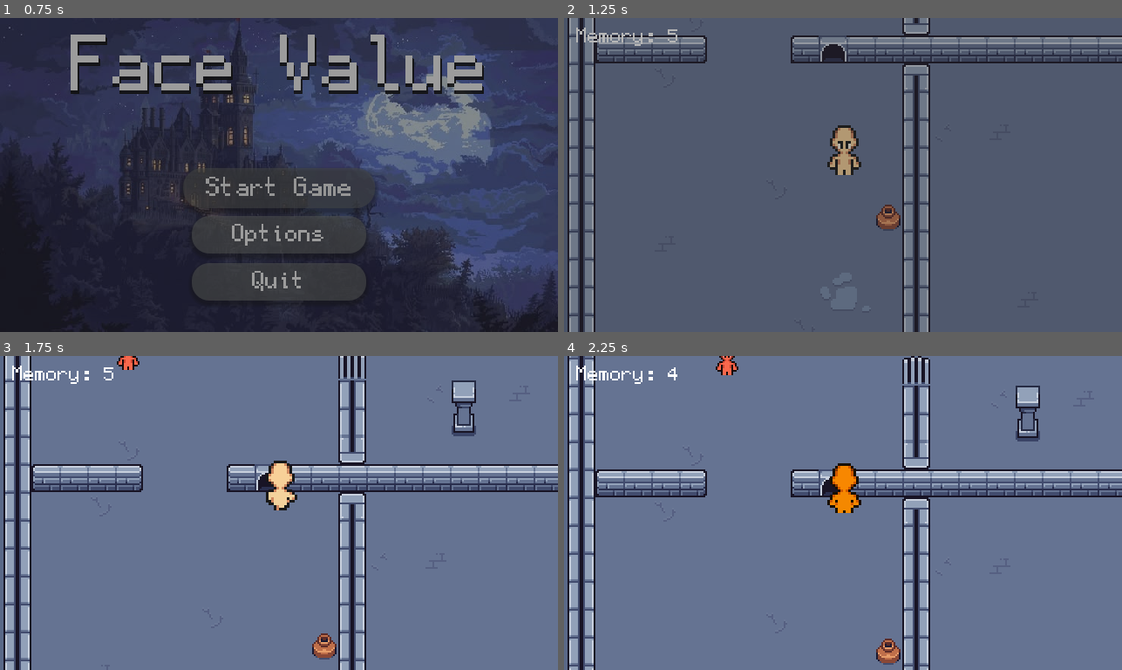
Above: before the commit, frames 1-4 (two rows, left to right).
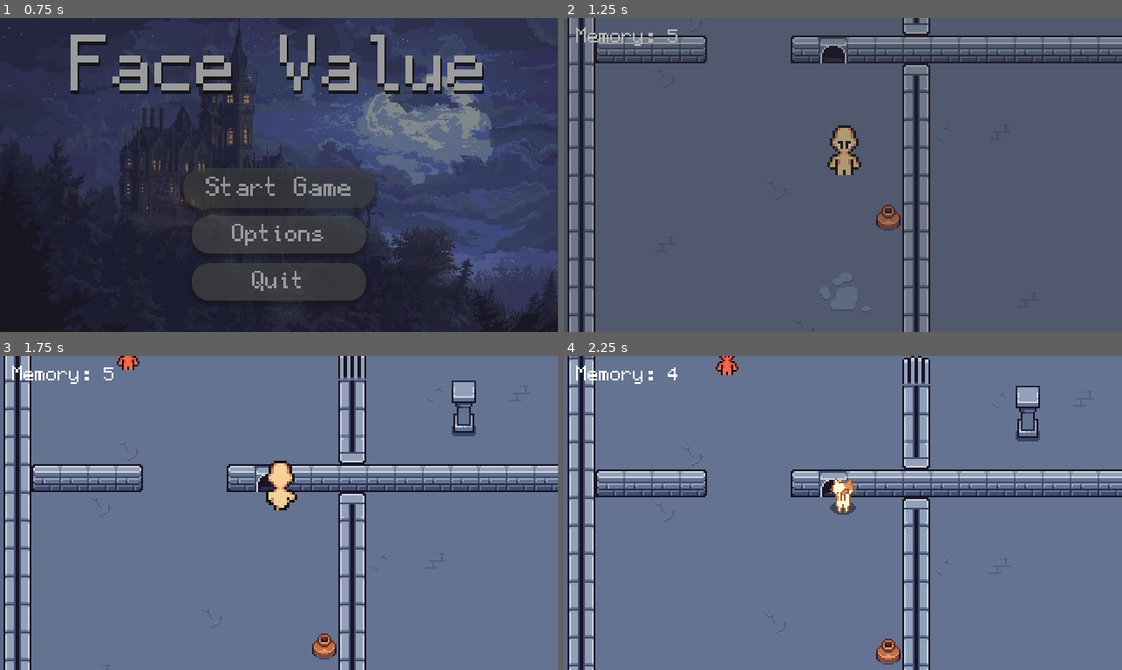
Above: after the commit, the same moments.

Repository: FastEverLast/testgame
Game: Godot game, scene res://scenes/menu/main_menu.tscn
Same seed, same stepped clock (60 frames per second), same inputs: the game is played once before the commit and once after it.
Inputs (mouse positions are in pixels of both pictures, inside the frame that each line leads up to):
- Up to frame 1 (0.75 s): click "Start Game" at 0.5 s
- Up to frame 2 (1.25 s): no input
- Up to frame 3 (1.75 s): move the mouse to (306, 513) at 1.27 s; hold W (move_up) from 1.28 s (still down); hold 1 (form_base) from 1.28 s (still down)
- Up to frame 4 (2.25 s): keep holding W (move_up); move the mouse to (815, 513) at 2.02 s; release 1 (form_base) at 2.03 s; tap 3 (form_cat) at 2.1 s

Frame 1 is identical in both runs. In frame 2, 0.1% of the frame differs, in the area x 45-51%, y 5-15%; in frame 3, less than 0.1%; in frame 4, 0.8%, in the area x 45-54%, y 34-51%.
Error after the commit: Parse Error: Expected indented block after "if" block. (res://scenes/vent/vent.gd:26)

Commit message:
cat

Diff:
--- /dev/null
+++ b/assets/animations/cat.tres
@@ -0,0 +1,116 @@
+[gd_resource type="SpriteFrames" format=3 uid="uid://ddak614qttx86"]
+
+[ext_resource type="Texture2D" uid="uid://bgg3hgrrrtggw" path="res://assets/player/cat/cat_temp.png" id="1_sjii3"]
+
+[sub_resource type="AtlasTexture" id="AtlasTexture_nau5o"]
+atlas = ExtResource("1_sjii3")
+region = Rect2(0, 0, 96, 118)
+
+[sub_resource type="AtlasTexture" id="AtlasTexture_xktwf"]
+atlas = ExtResource("1_sjii3")
+region = Rect2(0, 118, 96, 118)
+
+[sub_resource type="AtlasTexture" id="AtlasTexture_dwmwm"]
+atlas = ExtResource("1_sjii3")
+region = Rect2(0, 0, 96, 118)
+
+[sub_resource type="AtlasTexture" id="AtlasTexture_j1p4k"]
+atlas = ExtResource("1_sjii3")
+region = Rect2(96, 0, 96, 118)
+
+[sub_resource type="AtlasTexture" id="AtlasTexture_o1ymb"]
+atlas = ExtResource("1_sjii3")
+region = Rect2(192, 0, 96, 118)
+
+[sub_resource type="AtlasTexture" id="AtlasTexture_o1ybi"]
+atlas = ExtResource("1_sjii3")
+region = Rect2(288, 0, 96, 118)
+
+[sub_resource type="AtlasTexture" id="AtlasTexture_o76fe"]
+atlas = ExtResource("1_sjii3")
+region = Rect2(0, 118, 96, 118)
+
+[sub_resource type="AtlasTexture" id="AtlasTexture_uuo1t"]
+atlas = ExtResource("1_sjii3")
+region = Rect2(96, 118, 96, 118)
+
+[sub_resource type="AtlasTexture" id="AtlasTexture_tnvyb"]
+atlas = ExtResource("1_sjii3")
+region = Rect2(192, 118, 96, 118)
+
+[sub_resource type="AtlasTexture" id="AtlasTexture_fhoqk"]
+atlas = ExtResource("1_sjii3")
+region = Rect2(288, 118, 96, 118)
+
+[resource]
+animations = [{
+"frames": [{
+"duration": 1.0,
+"texture": SubResource("AtlasTexture_nau5o")
+}],
+"loop": 1,
+"name": &"idle_down",
+"speed": 7.0
+}, {
+"frames": [],
+"loop": 1,
+"name": &"idle_left",
+"speed": 5.0
+}, {
+"frames": [],
+"loop": 1,
+"name": &"idle_right",
+"speed": 5.0
+}, {
+"frames": [{
+"duration": 1.0,
+"texture": SubResource("AtlasTexture_xktwf")
+}],
+"loop": 1,
+"name": &"idle_up",
+"speed": 7.0
+}, {
+"frames": [{
+"duration": 1.0,
+"texture": SubResource("AtlasTexture_dwmwm")
+}, {
+"duration": 1.0,
+"texture": SubResource("AtlasTexture_j1p4k")
+}, {
+"duration": 1.0,
+"texture": SubResource("AtlasTexture_o1ymb")
+}, {
+"duration": 1.0,
+"texture": SubResource("AtlasTexture_o1ybi")
+}],
+"loop": 1,
+"name": &"walk_down",
+"speed": 7.0
+}, {
+"frames": [],
+"loop": 1,
+"name": &"walk_left",
+"speed": 5.0
+}, {
+"frames": [],
+"loop": 1,
+"name": &"walk_right",
+"speed": 5.0
+}, {
+"frames": [{
+"duration": 1.0,
+"texture": SubResource("AtlasTexture_o76fe")
+}, {
+"duration": 1.0,
+"texture": SubResource("AtlasTexture_uuo1t")
+}, {
+"duration": 1.0,
+"texture": SubResource("AtlasTexture_tnvyb")
+}, {
+"duration": 1.0,
+"texture": SubResource("AtlasTexture_fhoqk")
+}],
+"loop": 1,
+"name": &"walk_up",
+"speed": 7.0
+}]
--- a/scenes/base_level.tscn
+++ b/scenes/base_level.tscn
@@ -2,10 +2,10 @@
 
 [ext_resource type="PackedScene" uid="uid://2sfre1mijbbj" path="res://scenes/menu/pause_menu.tscn" id="1_dbkse"]
 [ext_resource type="Script" uid="uid://dyyj8i4ihxwp7" path="res://scenes/base_level.gd" id="1_rlct4"]
-[ext_resource type="PackedScene" uid="uid://dwr53o88up1lx" path="res://scenes/player/player.tscn" id="2_0n1tn"]
+[ext_resource type="PackedScene" uid="uid://dwr53o88up1lx" path="res://scenes/player/base_character/player.tscn" id="2_0n1tn"]
 [ext_resource type="FontFile" uid="uid://3oubag611cju" path="res://assets/font/pixelfont_regular.ttf" id="2_oox4p"]
 [ext_resource type="Script" uid="uid://p5kk6u0iw3db" path="res://scenes/memory_label.gd" id="3_oox4p"]
-[ext_resource type="PackedScene" uid="uid://bo3nft3cn3asn" path="res://scenes/sprites_ui/charwheel.tscn" id="4_k2uud"]
+[ext_resource type="PackedScene" uid="uid://bo3nft3cn3asn" path="res://scenes/charwheel/charwheel.tscn" id="4_k2uud"]
 [ext_resource type="TileSet" uid="uid://ce75ixjc04rts" path="res://tilesets/dungeon_gathering(main set).tres" id="5_3aqo6"]
 
 [node name="BaseLevel" type="Node2D" unique_id=1515612743]
@@ -39,7 +39,7 @@
 metadata/_tc_offline_added = true
 
 [node name="Floor" type="TileMapLayer" parent="." unique_id=512615916]
-z_index = -1
+z_index = -4
 texture_filter = 1
 tile_set = ExtResource("5_3aqo6")
 metadata/_tc_offline_added = true
--- a/scenes/sprites_ui/charwheel.tscn
+++ b/scenes/charwheel/charwheel.tscn
@@ -1,7 +1,7 @@
 [gd_scene format=3 uid="uid://bo3nft3cn3asn"]
 
 [ext_resource type="Texture2D" uid="uid://darmxqw5q0nu6" path="res://assets/sprites/wheel.png" id="1_amwdr"]
-[ext_resource type="Script" uid="uid://ccoy738lxvq52" path="res://scenes/sprites_ui/charwheel.gd" id="1_vi5rs"]
+[ext_resource type="Script" uid="uid://ccoy738lxvq52" path="res://scenes/charwheel/charwheel.gd" id="1_vi5rs"]
 
 [sub_resource type="AtlasTexture" id="AtlasTexture_vi5rs"]
 atlas = ExtResource("1_amwdr")
--- a/scenes/guard/guard.tscn
+++ b/scenes/guard_enemy/guard_enemy.tscn
@@ -1,6 +1,6 @@
 [gd_scene format=3 uid="uid://drk4ukekf0bn6"]
 
-[ext_resource type="Script" uid="uid://bvlp2olvmkqc1" path="res://scenes/guard/guard.gd" id="1_3ptlu"]
+[ext_resource type="Script" uid="uid://bvlp2olvmkqc1" path="res://scenes/guard_enemy/guard_enemy.gd" id="1_3ptlu"]
 [ext_resource type="Texture2D" uid="uid://dyisnxw658ugx" path="res://assets/test_character/Run/Down/Base_run_down_1.png" id="1_s4gqi"]
 
 [sub_resource type="RectangleShape2D" id="RectangleShape2D_rbs2f"]
--- a/scenes/levels/level1.tscn
+++ b/scenes/levels/level1.tscn
@@ -5,7 +5,7 @@
 [ext_resource type="PackedScene" uid="uid://bn70s6r752pd2" path="res://scenes/gate/gate.tscn" id="3_dd0lh"]
 [ext_resource type="PackedScene" uid="uid://ciqpycv1doga5" path="res://scenes/floor_button/floor_button.tscn" id="4_bfxgj"]
 [ext_resource type="PackedScene" uid="uid://dvxygtm0tkjch" path="res://scenes/vent/vent.tscn" id="5_dywbp"]
-[ext_resource type="PackedScene" uid="uid://drk4ukekf0bn6" path="res://scenes/guard/guard.tscn" id="6_1seuy"]
+[ext_resource type="PackedScene" uid="uid://drk4ukekf0bn6" path="res://scenes/guard_enemy/guard_enemy.tscn" id="6_1seuy"]
 
 [sub_resource type="GDScript" id="GDScript_bfxgj"]
 
@@ -50,10 +50,7 @@
 [node name="StaticBody2D" parent="." index="10" unique_id=1633649404 instance=ExtResource("5_dywbp")]
 position = Vector2(152, 152)
 
-[node name="Marker2D" type="Marker2D" parent="." index="11" unique_id=662645759]
-position = Vector2(-44, -46)
-
-[node name="Guard" parent="." index="12" unique_id=179134705 instance=ExtResource("6_1seuy")]
+[node name="Guard" parent="." index="11" unique_id=179134705 instance=ExtResource("6_1seuy")]
 position = Vector2(42, 90)
 
 [connection signal="activated" from="FloorButton" to="Gate" method="_on_floor_button_activated"]
--- a/scenes/player/player.gd
+++ b/scenes/player/base_character/player.gd
@@ -3,14 +3,26 @@
 @export var speed := 200
 @onready var sprite: AnimatedSprite2D = $AnimatedSprite2D
 @onready var camera: Camera2D = $Camera2D
-@onready var statue_instance = preload("res://scenes/player/statue/statue.tscn")
-signal new_guard_signal
+@onready var statue_instance = preload("res://scenes/player/statue_character/statue_character.tscn")
+@onready var cat_sprite: AnimatedSprite2D = $CatForm
+@onready var active_sprite = $AnimatedSprite2D
 var _statue: Node2D # re-added: holds the current statue
 var last_direction: Vector2 = Vector2.DOWN
+
 
 func _ready() -> void:
 	GameState.form_changed.connect(_on_form_changed)
 	_on_form_changed(GameState.current_form)
+
+func _change_animation(form) -> void:
+	if form == GameState.Form.CAT:
+		active_sprite = cat_sprite
+	elif form == GameState.Form.GUARD:
+		pass
+		# active_sprite = cat_sprite
+	else:
+		active_sprite = sprite
+
 
 func _update_animation(direction : Vector2):
 	var dir_name : String
@@ -26,22 +38,27 @@
 			dir_name = "up"
 
 	if direction != Vector2.ZERO:
-		sprite.play("walk_" + dir_name)
+		active_sprite.play("walk_" + dir_name)
 	else:
-		sprite.play("idle_" + dir_name)
+		active_sprite.play("idle_" + dir_name)
 
 func _on_form_changed(form):
+	_change_animation(form)
+
 	set_collision_mask_value(9, form != GameState.Form.CAT)
+
+	sprite.visible = form != GameState.Form.CAT
+	cat_sprite.visible = form == GameState.Form.CAT
+
 	match form:
 		GameState.Form.BASE:
 			sprite.modulate = Color.WHITE
 		GameState.Form.GUARD:
 			sprite.modulate = Color.BLUE
 		GameState.Form.CAT:
-			sprite.modulate = Color.ORANGE
+			pass
 		GameState.Form.STATUE:
 			sprite.modulate = Color.GRAY
-			new_guard_signal.emit()
 			if is_instance_valid(_statue):
 				_statue.queue_free()
 
--- a/scenes/player/player.tscn
+++ b/scenes/player/base_character/player.tscn
@@ -1,6 +1,6 @@
 [gd_scene format=3 uid="uid://dwr53o88up1lx"]
 
-[ext_resource type="Script" uid="uid://dcq073p1tqi6w" path="res://scenes/player/player.gd" id="1_dovo2"]
+[ext_resource type="Script" uid="uid://dcq073p1tqi6w" path="res://scenes/player/base_character/player.gd" id="1_dovo2"]
 [ext_resource type="Texture2D" uid="uid://dyisnxw658ugx" path="res://assets/test_character/Run/Down/Base_run_down_1.png" id="2_007i1"]
 [ext_resource type="Texture2D" uid="uid://duasng8w7eyni" path="res://assets/test_character/Run/Left/base_run_left_1.png" id="3_6cv16"]
 [ext_resource type="Texture2D" uid="uid://btqg7sfu2hihu" path="res://assets/test_character/Run/Right/base_run_right_1.png" id="4_j4nxn"]
@@ -25,6 +25,7 @@
 [ext_resource type="Texture2D" uid="uid://dhpa2dxmhqk30" path="res://assets/test_character/Run/Up/Base_run_up_4.png" id="23_iwuka"]
 [ext_resource type="Texture2D" uid="uid://bgdbwwgpf5swl" path="res://assets/test_character/Run/Up/Base_run_up_5.png" id="24_hyqqp"]
 [ext_resource type="Texture2D" uid="uid://ccvttmlprxj7d" path="res://assets/test_character/Run/Up/Base_run_up_6.png" id="25_ds1xl"]
+[ext_resource type="SpriteFrames" uid="uid://ddak614qttx86" path="res://assets/animations/cat.tres" id="26_kkree"]
 
 [sub_resource type="SpriteFrames" id="SpriteFrames_eu66n"]
 animations = [{
@@ -156,7 +157,7 @@
 [sub_resource type="RectangleShape2D" id="RectangleShape2D_eu66n"]
 size = Vector2(11, 9)
 
-[node name="CharacterBody2D" type="CharacterBody2D" unique_id=1894673584]
+[node name="Player" type="CharacterBody2D" unique_id=1894673584]
 collision_mask = 258
 motion_mode = 1
 script = ExtResource("1_dovo2")
@@ -182,3 +183,11 @@
 position = Vector2(0.5, -4.6)
 shape = SubResource("RectangleShape2D_eu66n")
 metadata/_tc_offline_added = true
+
+[node name="CatForm" type="AnimatedSprite2D" parent="." unique_id=414651045]
+position = Vector2(0, -10)
+scale = Vector2(0.2, 0.2)
+sprite_frames = ExtResource("26_kkree")
+animation = &"walk_down"
+frame = 2
+frame_progress = 0.6719331
--- a/scenes/player/statue/statue.tscn
+++ b/scenes/player/statue_character/statue_character.tscn
@@ -17,13 +17,13 @@
 [sub_resource type="RectangleShape2D" id="RectangleShape2D_alj2j"]
 size = Vector2(12, 12)
 
-[node name="CharacterBody2D" type="CharacterBody2D" unique_id=1223669279]
+[node name="StatueCharacter" type="CharacterBody2D" unique_id=1223669279]
 collision_layer = 128
 collision_mask = 2
 script = SubResource("GDScript_dlg4w")
 
 [node name="Sprite2D" type="Sprite2D" parent="." unique_id=1292840101]
-texture = ExtResource("1_6h35p")
+texture = ExtResource("1_1112u")
 offset = Vector2(0, -16)
 
 [node name="CollisionShape2D" type="CollisionShape2D" parent="." unique_id=1668365768]
--- a/scenes/vent/vent.gd
+++ b/scenes/vent/vent.gd
@@ -1,8 +1,27 @@
 extends StaticBody2D
+
+@onready var top_half: Sprite2D = $TopHalf
+@onready var bottom_half: Sprite2D = $BottomHalf
 
 
 func _on_zone_body_entered(_body):
 	GameState.shift_lock += 1
 
+
 func _on_zone_body_exited(_body):
 	GameState.shift_lock -= 1
+
+
+func _on_z_detection_body_entered(body) -> void:
+	if GameState.current_form == GameState.Form.CAT:
+		top_half.z_index = 1
+		#body.get_node("CatForm").z_index = -1
+
+
+	if GameState.current_form == GameState.Form.BASE:
+		top_half.z_index = 0
+
+
+func _on_z_detection_body_exited(body: Node2D) -> void:
+	if GameState.current_form == GameState.Form.CAT:
+		#body.get_node("CatForm").z_index = 0
--- a/scenes/vent/vent.tscn
+++ b/scenes/vent/vent.tscn
@@ -1,7 +1,7 @@
 [gd_scene format=3 uid="uid://dvxygtm0tkjch"]
 
-[ext_resource type="Texture2D" uid="uid://b04b8pakxvrta" path="res://assets/tilesets/Dungeon Gathering/Set 1.png" id="1_uqux3"]
 [ext_resource type="Script" uid="uid://drdaj31u5facs" path="res://scenes/vent/vent.gd" id="1_ylrj1"]
+[ext_resource type="Texture2D" uid="uid://c40vmk3lmpwif" path="res://assets/tilesets/Dungeon Gathering/Set 1.1.png" id="2_ylrj1"]
 
 [sub_resource type="RectangleShape2D" id="RectangleShape2D_eu66n"]
 size = Vector2(16, 15.5)
@@ -9,15 +9,24 @@
 [sub_resource type="RectangleShape2D" id="RectangleShape2D_rbs2f"]
 size = Vector2(12, 12)
 
+[sub_resource type="RectangleShape2D" id="RectangleShape2D_alj2j"]
+size = Vector2(16, 2)
+
 [node name="StaticBody2D" type="StaticBody2D" unique_id=1633649404]
 collision_layer = 256
 collision_mask = 0
 script = ExtResource("1_ylrj1")
 
-[node name="Sprite2D" type="Sprite2D" parent="." unique_id=1418346514]
-texture = ExtResource("1_uqux3")
+[node name="TopHalf" type="Sprite2D" parent="." unique_id=1418346514]
+texture = ExtResource("2_ylrj1")
 region_enabled = true
-region_rect = Rect2(176, 176, 16, 16)
+region_rect = Rect2(160, 63, 16, 16)
+
+[node name="BottomHalf" type="Sprite2D" parent="." unique_id=282399866]
+z_index = -2
+texture = ExtResource("2_ylrj1")
+region_enabled = true
+region_rect = Rect2(160, 80, 16, 16)
 
 [node name="CollisionShape2D" type="CollisionShape2D" parent="." unique_id=1096098323]
 shape = SubResource("RectangleShape2D_eu66n")
@@ -28,5 +37,14 @@
 [node name="CollisionShape2D" type="CollisionShape2D" parent="Zone" unique_id=1308760153]
 shape = SubResource("RectangleShape2D_rbs2f")
 
+[node name="ZDetection" type="Area2D" parent="." unique_id=1347278325]
+collision_layer = 0
+
+[node name="CollisionShape2D" type="CollisionShape2D" parent="ZDetection" unique_id=278591172]
+position = Vector2(0, 7)
+shape = SubResource("RectangleShape2D_alj2j")
+
 [connection signal="body_entered" from="Zone" to="." method="_on_zone_body_entered"]
 [connection signal="body_exited" from="Zone" to="." method="_on_zone_body_exited"]
+[connection signal="body_entered" from="ZDetection" to="." method="_on_z_detection_body_entered"]
+[connection signal="body_exited" from="ZDetection" to="." method="_on_z_detection_body_exited"]
Renamed: assets/player/kit/kit.png -> assets/player/cat/cat.png
Not shown, added: assets/player/cat/cat.png.import
Binary file added: assets/player/cat/cat_temp.png
Not shown, changed: assets/player/cat/cat_temp.png.import
Binary file changed: assets/tilesets/Dungeon Gathering/Set 1.1.png
Not shown, changed: assets/tilesets/Dungeon Gathering/Set 1.1.png.import
Renamed: scenes/sprites_ui/charwheel.gd -> scenes/charwheel/charwheel.gd
Renamed: scenes/sprites_ui/charwheel.gd.uid -> scenes/charwheel/charwheel.gd.uid
Renamed: scenes/guard/guard.gd -> scenes/guard_enemy/guard_enemy.gd
Renamed: scenes/guard/guard.gd.uid -> scenes/guard_enemy/guard_enemy.gd.uid
Renamed: scenes/player/player.gd.uid -> scenes/player/base_character/player.gd.uid
Not shown: 1 places in scenes/player/statue_character/statue_character.tscn that only renumber resources
